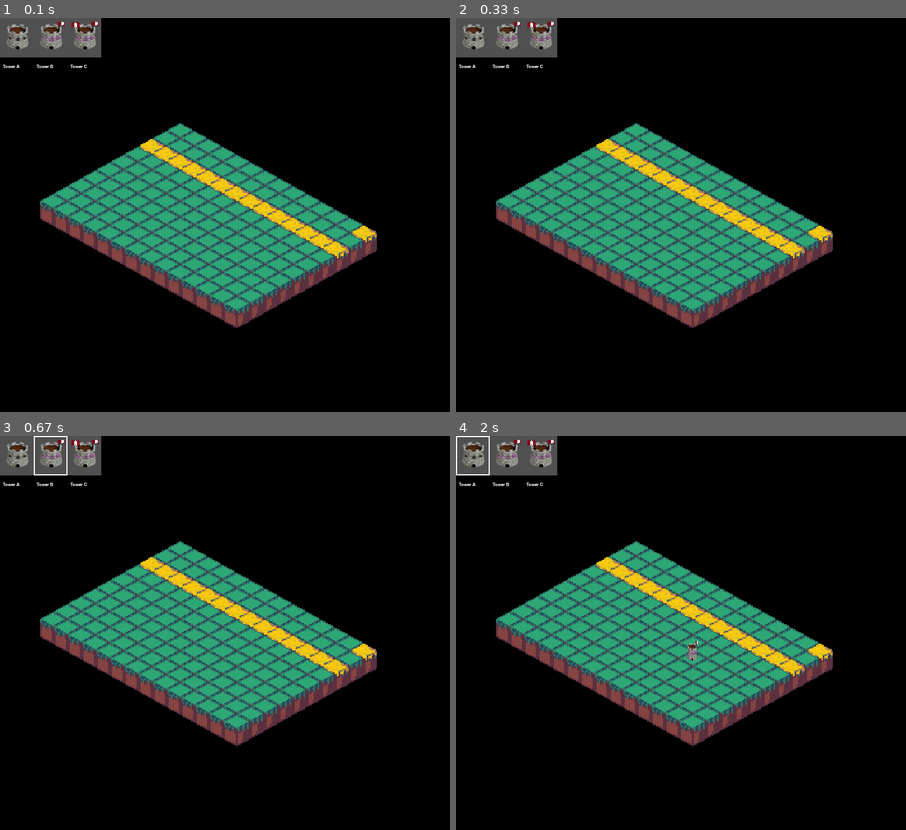
Above: before the commit, frames 1-4 (two rows, left to right).
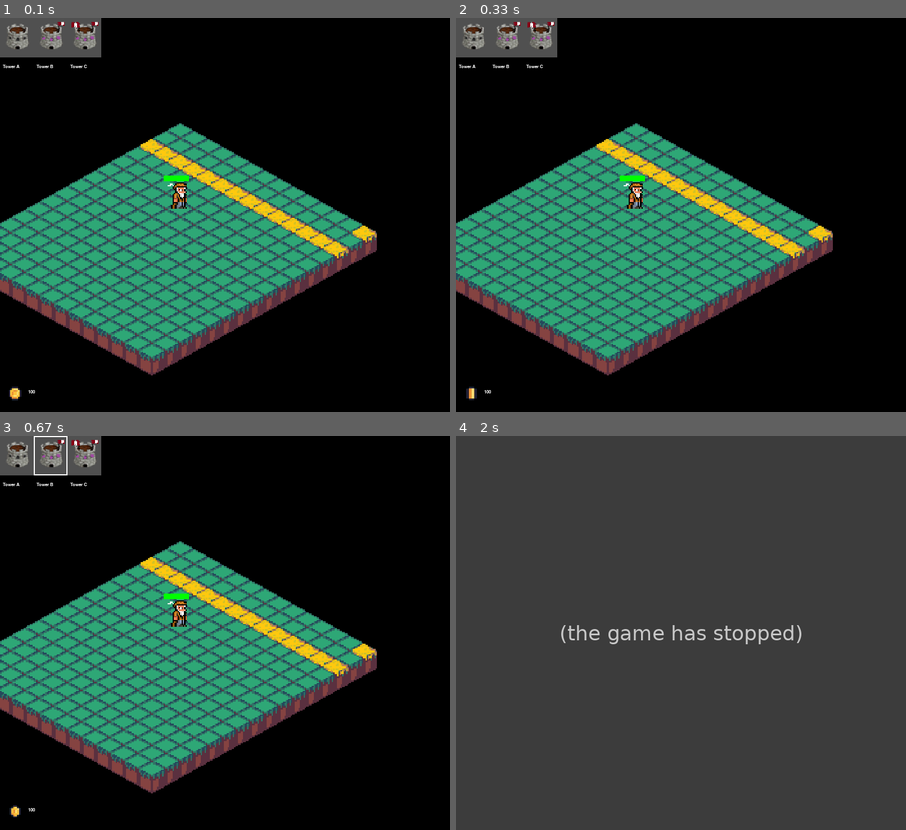
Above: after the commit, the same moments.

Repository: brei005/PYGAME
Game: pygame game, started from main.py
The game is run twice, just before and just after one commit, with the same random seed, the same clock (stepped at 60 frames per second) and the same inputs.
Inputs (mouse positions are in pixels of both pictures, inside the frame that each line leads up to):
- Up to frame 1 (0.1 s): no input
- Up to frame 2 (0.33 s): no input
- Up to frame 3 (0.67 s): click (49, 455) at 0.38 s
- Up to frame 4 (2 s): click (681, 660) at 0.72 s; click (474, 455) at 1.05 s

The runs differ from the first frame. In frame 1, 12% of the frame differs, in the area x 0-53%, y 40-98%; in frame 2, 12%; in frame 3, 12%; in frame 4, 99%, in the area x 0-100%, y 0-100%.
Error after the commit: AttributeError: 'Projectile' object has no attribute 'damage' (game.py line 93); the game stopped at 1.7 s (later frames are placeholders)

Commit message:
particulas y recursos

Diff:
--- /dev/null
+++ b/animation.py
@@ -0,0 +1,44 @@
+import pygame as pg
+class Animation:
+    def __init__(self, image_paths, position, frame_duration=100, loop=True, size=None):
+        """
+        Clase genérica para manejar animaciones.
+        - `image_paths`: Lista de rutas de las imágenes de la animación.
+        - `position`: Posición en la pantalla (x, y).
+        - `frame_duration`: Duración de cada frame en milisegundos.
+        - `loop`: Si la animación debe repetirse (por defecto, True).
+        - `size`: Tamaño deseado para las imágenes (ancho, alto). Si es None, se mantiene el tamaño original.
+        """
+        self.images = [
+            pg.transform.scale(pg.image.load(path).convert_alpha(), size) if size else pg.image.load(path).convert_alpha()
+            for path in image_paths
+        ]
+        self.position = position
+        self.frame_duration = frame_duration  # Duración de cada frame (en ms)
+        self.loop = loop
+        self.current_frame = 0
+        self.last_update = pg.time.get_ticks()
+        self.finished = False  # Indica si la animación terminó (para animaciones no cíclicas)
+
+    def update(self):
+        """Actualiza el frame actual de la animación."""
+        if self.finished:
+            return
+
+        now = pg.time.get_ticks()
+        if now - self.last_update > self.frame_duration:
+            self.last_update = now
+            self.current_frame += 1
+
+            # Si alcanzamos el último frame
+            if self.current_frame >= len(self.images):
+                if self.loop:
+                    self.current_frame = 0  # Reinicia la animación si es cíclica
+                else:
+                    self.finished = True  # Marca como terminada si no es cíclica
+                    self.current_frame = len(self.images) - 1  # Mantén el último frame
+
+    def draw(self, screen):
+        """Dibuja el frame actual en la pantalla."""
+        if not self.finished:
+            screen.blit(self.images[self.current_frame], self.position)
--- /dev/null
+++ b/enemy.py
@@ -0,0 +1,49 @@
+import pygame as pg
+from settings import *
+
+class Enemy:
+    def __init__(self, grid_position, texture_path, reward=10, health=100):
+        """
+        Inicializa al enemigo con una posición en la grilla, textura y salud.
+        """
+        self.grid_position = grid_position  # Posición en la grilla (x, y)
+        self.health = health  # Salud del enemigo
+        self.max_health = health  # Salud máxima para calcular la barra
+        self.image = pg.image.load(texture_path).convert_alpha()  # Cargar textura
+        self.image = pg.transform.scale(self.image, (15, 20))  # Escalar textura para adaptarla al bloque
+        self.reward = reward
+    def get_screen_position(self):
+        """
+        Convierte la posición en la grilla a coordenadas de pantalla.
+        """
+        grid_x, grid_y = self.grid_position
+        screen_x = 130 + grid_x * (10 + GAP_x) - grid_y * (10 + GAP_x)
+        screen_y = 80 + grid_x * (5 + GAP_y) + grid_y * (5 + GAP_y)
+        return screen_x, screen_y
+
+    def draw(self, display):
+        """
+        Dibuja al enemigo y su barra de vida en la pantalla.
+        """
+        screen_x, screen_y = self.get_screen_position()
+
+        # Dibujar el enemigo
+        display.blit(self.image, (screen_x, screen_y - 15))  # Ajustar para que quede sobre el bloque
+
+        # Dibujar la barra de vida justo encima de la textura
+        health_bar_width = 20
+        health_bar_height = 4
+        health_x = screen_x + (15 // 2) - (health_bar_width // 2)  # Centrar la barra en la cabeza
+        health_y = screen_y - 20  # Justo encima del enemigo
+        health_percentage = max(0, self.health / self.max_health)  # Evitar valores negativos
+        pg.draw.rect(display, (0, 0, 0), (health_x, health_y, health_bar_width, health_bar_height))  # Fondo negro
+        pg.draw.rect(display, (0, 255, 0), (health_x, health_y, health_bar_width * health_percentage, health_bar_height))  # Barra verde
+
+    def take_damage(self, amount):
+        """
+        Reduce la salud del enemigo por el daño recibido.
+        """
+        self.health -= amount
+        print(f"Enemigo en {self.grid_position} recibió {amount} de daño. Salud restante: {self.health}")
+        if self.health <= 0:
+            print("El enemigo ha sido eliminado")
--- a/game.py
+++ b/game.py
@@ -5,7 +5,9 @@
 from mapa import Mapa
 from tower import *
 from sidebar import Sidebar
-
+from enemy import *
+from player import *
+from animation import *
 class Game:
     def __init__(self):
         pg.init()
@@ -15,6 +17,21 @@
         self.font = pg.font.Font(None, 12)
         self.towers = []  # Lista para almacenar torres
         self.selected_tower = None
+        self.projectiles = []
+        # Inicializar animación de la moneda
+        self.coin_animation = Animation(
+            image_paths=[
+                "assets/coins/coin1.png",
+                "assets/coins/coin2.png",
+                "assets/coins/coin3.png",
+                "assets/coins/coin4.png"
+            ],
+            position=(10, RES[1] - 50),  # Posición en la esquina inferior izquierda
+            frame_duration=100,  # Duración de cada frame en ms
+            loop=True,
+            size=(32, 32)  # Redimensionar cada imagen a 32x32 píxeles
+        )
+        self.player = Player(level=1)
         self.sidebar = Sidebar(
             180,
             70,
@@ -23,24 +40,33 @@
                     'image_large': pg.transform.scale(pg.image.load("towers/towerA.png").convert_alpha(), (50, 50)),  # Tamaño para la barra
                     'image_small': pg.transform.scale(pg.image.load("towers/towerA.png").convert_alpha(), (10, 15)),  # Tamaño para el mapa
                     'name': 'Tower A',
-                    'cost': 10
+                    'cost': 10,
+                    'range':50,
+                    'damage':1,
+                    'speed':0.5
                 },
                 {
                     'image_large': pg.transform.scale(pg.image.load("towers/towerB.png").convert_alpha(), (50, 50)),
                     'image_small': pg.transform.scale(pg.image.load("towers/towerB.png").convert_alpha(), (10, 15)),
                     'name': 'Tower B',
-                    'cost': 20
+                    'cost': 20,
+                    'range':60,
+                    'damage':1.5,
+                    'speed':0.5
                 },
                 {
                     'image_large': pg.transform.scale(pg.image.load("towers/towerC.png").convert_alpha(), (50, 50)),
                     'image_small': pg.transform.scale(pg.image.load("towers/towerC.png").convert_alpha(), (10, 15)),
                     'name': 'Tower C',
-                    'cost': 30
+                    'cost': 30,
+                    'range':220,
+                    'damage':0.5,
+                    'speed':0.3
                 }
             ],
             self.font
         )
-
+        self.enemy = Enemy((5, 5), "enemies/enemy1.png")
         # Nivel actual
         self.current_level = 1
         self.load_level(self.current_level)
@@ -55,10 +81,27 @@
         self.mapa = Mapa(filename)
 
     def update(self):
-        pg.display.flip()
-        self.clock.tick(FPS)
-        pg.display.set_caption(f'{self.clock.get_fps():.1f}')
+        """Actualiza el estado del juego."""
+        self.coin_animation.update()  # Actualizar la animación de la moneda
 
+        # Actualizar proyectiles
+        for projectile in self.projectiles[:]:
+            projectile.update(1 / FPS)  # Actualizar con tiempo basado en FPS
+            if projectile.is_finished():
+                self.projectiles.remove(projectile)  # Eliminar proyectil cuando finalice
+                if self.enemy.health > 0:  # Asegurarse de que el enemigo esté vivo
+                    self.enemy.take_damage(projectile.damage)  # Infligir daño basado en el proyectil
+
+        # Las torres atacan al enemigo
+        for tower in self.towers:
+            if self.enemy.health > 0:  # Solo si el enemigo está vivo
+                tower.attack(self.enemy, self.projectiles)
+
+        # Verificar si el enemigo ha sido derrotado
+        if self.enemy.health <= 0:
+            self.player.add_resources(self.enemy.reward)  # Añade recursos al jugador
+            print(f"Enemigo derrotado. Recursos ganados: {self.enemy.reward}")
+            self.enemy.health = 0  # Evitar salud negativa
     def check_events(self):
         for event in pg.event.get():
             if event.type == pg.QUIT:
@@ -83,10 +126,21 @@
                     grid_x, grid_y = tile_coords
                     if not any(tower.position == (grid_x, grid_y) for tower in self.towers):
                         selected_tower = self.sidebar.towers[self.sidebar.selected_tower]
-                        self.towers.append(Tower((grid_x, grid_y), selected_tower['image_small']))  # Usa la imagen pequeña
-                        print(f"{selected_tower['name']} colocada en ({grid_x}, {grid_y})")
-                        self.sidebar.selected_tower = None
+                        tower_cost = selected_tower['cost']
 
+                        # Verificar si el jugador tiene suficientes recursos
+                        if self.player.spend_resources(tower_cost):  # Gasta recursos
+                            self.towers.append(
+                                Tower(
+                                    (grid_x, grid_y),
+                                    selected_tower['image_small'],
+                                    range=selected_tower['range'],
+                                    damage=selected_tower['damage'],
+                                    attack_speed=selected_tower['speed']
+                                )
+                            )
+                            print(f"{selected_tower['name']} colocada en ({grid_x}, {grid_y}).")
+                            self.sidebar.selected_tower = None  # Deseleccionar torre
 
     def handle_sidebar_click(self, pos):
         """Maneja los clics en la barra lateral."""
@@ -103,20 +157,40 @@
 
 
     def draw(self):
-        # Dibuja el mapa y el contenido en la superficie intermedia
-        self.display.fill((0, 0, 0))  # Fondo negro en la superficie interna
-        self.mapa.draw(self.display)  # Dibuja el mapa en la superficie interna
+        """Dibuja el estado del juego en la pantalla."""
+        self.display.fill((0, 0, 0))  # Limpiar la pantalla con fondo negro
 
+        # Dibujar el mapa
+        self.mapa.draw(self.display)
+
+        # Dibujar torres
         for tower in self.towers:
             tower.draw(self.display)
 
-        # Escalar la superficie interna y dibujarla en la pantalla principal
-        self.screen.blit(pg.transform.scale(self.display, RES), (0, 0))
+        # Dibujar al enemigo
+        if self.enemy.health > 0:  # Solo si el enemigo está vivo
+            self.enemy.draw(self.display)
+
+        # Dibujar proyectiles
+        for projectile in self.projectiles:
+            projectile.draw(self.display)
 
         # Dibujar la barra lateral
+        self.screen.blit(pg.transform.scale(self.display, RES), (0, 0))
         self.sidebar.draw(self.screen)
 
-        pg.display.flip()  # Actualiza la pantalla
+        # Dibujar la animación de la moneda
+        self.coin_animation.draw(self.screen)
+
+        # Dibujar los recursos al lado de la moneda
+        resources_bg_rect = pg.Rect(45, RES[1] - 50, 100, 40)  # Fondo detrás del texto
+        pg.draw.rect(self.screen, (0, 0, 0), resources_bg_rect)  # Fondo negro
+        resources_text = self.font.render(f"{self.player.resources}", True, (255, 255, 255))
+        self.screen.blit(resources_text, (50, RES[1] - 40))  # Texto de recursos
+
+        # Actualizar la pantalla
+        pg.display.flip()
+
 
     def run(self):
         while True:
--- a/maps/map1.txt
+++ b/maps/map1.txt
@@ -8,3 +8,9 @@
 00000000000000
 00000000000000
 00000000000000
+00000000000000
+00000000000000
+00000000000000
+00000000000000
+00000000000000
+00000000000000
--- /dev/null
+++ b/player.py
@@ -0,0 +1,60 @@
+class Player:
+    def __init__(self, level):
+        """
+        Inicializa el jugador.
+        - `level`: Nivel actual del juego (influye en los recursos iniciales).
+        """
+        self.level = level
+        self.resources = self.calculate_initial_resources()  # Recursos iniciales basados en el nivel
+        self.score = 0  # Puntuación del jugador (opcional, para niveles futuros)
+
+    def calculate_initial_resources(self):
+        """
+        Calcula los recursos iniciales en función del nivel.
+        """
+        # Ejemplo: Nivel 1 comienza con 100, cada nivel extra añade 50 recursos
+        return 100 + (self.level - 1) * 50
+
+    def add_resources(self, amount):
+        """
+        Añade recursos al jugador.
+        - `amount`: Cantidad de recursos a añadir.
+        """
+        self.resources += amount
+        print(f"Recibiste {amount} recursos. Total: {self.resources}")
+
+    def spend_resources(self, amount):
+        """
+        Gasta recursos del jugador.
+        - `amount`: Cantidad de recursos a gastar.
+        - Retorna True si los recursos fueron suficientes, False en caso contrario.
+        """
+        if self.resources >= amount:
+            self.resources -= amount
+            print(f"Gastaste {amount} recursos. Recursos restantes: {self.resources}")
+            return True
+        else:
+            print("No tienes suficientes recursos.")
+            return False
+
+    def increase_level(self):
+        """
+        Aumenta el nivel del jugador.
+        """
+        self.level += 1
+        self.resources += self.calculate_initial_resources() // 2  # Bonus por subir de nivel
+        print(f"¡Nivel {self.level}! Recursos aumentados: {self.resources}")
+
+    def get_resources(self):
+        """
+        Retorna los recursos actuales del jugador.
+        """
+        return self.resources
+
+    def add_score(self, points):
+        """
+        Añade puntos al jugador.
+        - `points`: Cantidad de puntos a añadir.
+        """
+        self.score += points
+        print(f"¡Ganaste {points} puntos! Puntuación total: {self.score}")
--- /dev/null
+++ b/projectile.py
@@ -0,0 +1,58 @@
+import pygame as pg
+import math
+
+class Projectile:
+    def __init__(self, start_pos, target_pos, speed=50):
+        """
+        Inicializa un proyectil.
+        - `start_pos`: Posición inicial del proyectil (en pantalla).
+        - `target_pos`: Posición del objetivo (en pantalla).
+        - `speed`: Velocidad del proyectil.
+        """
+        self.x, self.y = start_pos  # Posición actual del proyectil
+        self.target_x, self.target_y = target_pos  # Posición del objetivo
+        self.target_x =target_pos[0]+5
+        self.target_y=target_pos[1]-7
+        self.speed = speed  # Velocidad del proyectil
+        self.time = 0  # Tiempo transcurrido
+        self.finished = False  # Si el proyectil ha alcanzado el objetivo
+
+        # Cálculo de la distancia y el ángulo inicial
+        self.distance = math.dist(start_pos, target_pos)
+        self.angle = math.atan2(self.target_y - self.y, self.target_x - self.x)
+
+        # Altura máxima de la parábola (curvatura del disparo)
+        self.height = 10  # Ajustar según lo desees
+
+    def update(self, dt):
+        """
+        Actualiza la posición del proyectil considerando la perspectiva isométrica.
+        - `dt`: Tiempo transcurrido desde la última actualización.
+        """
+        if self.finished:
+            return  # No actualices si el proyectil ya alcanzó el objetivo
+
+        # Movimiento horizontal (progreso hacia el objetivo)
+        progress = (self.time * self.speed) / self.distance
+        self.x += math.cos(self.angle) * self.speed * dt
+        self.y += math.sin(self.angle) * self.speed * dt
+
+        # Movimiento vertical con una parábola para simular caída
+        self.y -= 4 * self.height * progress * (1 - progress)  # Altura parabólica
+
+        # Verificar si alcanzó el objetivo
+        if math.dist((self.x, self.y), (self.target_x, self.target_y)) <= 5:  # Tolerancia de impacto
+            self.finished = True  # Marcar el proyectil como finalizado
+
+    def is_finished(self):
+        """
+        Verifica si el proyectil alcanzó su objetivo.
+        """
+        return self.finished
+
+    def draw(self, display):
+        """
+        Dibuja el proyectil en la pantalla.
+        """
+        if not self.finished:
+            pg.draw.circle(display, (255, 255, 0), (int(self.x), int(self.y)), 1)  # Proyectil amarillo
--- a/sidebar.py
+++ b/sidebar.py
@@ -22,10 +22,10 @@
             if tower_rect.collidepoint(pos):
                 # Alternar selección de la torre
                 if self.selected_tower == i:
-                    print(f"Torre {i} ({tower['name']}) deseleccionada")
+                    print(f"Torre {tower['name']} deseleccionada")
                     self.selected_tower = None
                 else:
-                    print(f"Torre {i} ({tower['name']}) seleccionada")
+                    print(f"Torre {tower['name']} seleccionada")
                     self.selected_tower = i
 
     def draw(self, screen):
--- a/tower.py
+++ b/tower.py
@@ -1,15 +1,40 @@
 from settings import *
 import pygame as pg
-
+import math
+from enemy import *
+import time
+from projectile import *
 class Tower:
-    def __init__(self, position, image):
+    def __init__(self, position, image, range=50, damage=10, attack_speed=1.0):
+        """
+        Inicializa la torre.
+        - `attack_speed` es la cadencia, el tiempo en segundos entre disparos.
+        """
         self.position = position  # Posición en la cuadrícula (x, y)
         self.image = image  # Imagen de la torre
-        self.range = 50  # Rango de ataque
-        self.damage = 10  # Daño por disparo
+        self.range = range  # Rango de ataque
+        self.damage = damage  # Daño por disparo
+        self.attack_speed = attack_speed  # Tiempo entre disparos en segundos
+        self.last_attack_time = 0  # Tiempo del último disparo
 
     def draw(self, display):
         """Dibuja la torre en la pantalla."""
         block_x = 130 + self.position[0] * (10 + GAP_x) - self.position[1] * (10 + GAP_x)
         block_y = 80 + self.position[0] * (5 + GAP_y) + self.position[1] * (5 + GAP_y)
         display.blit(self.image, (block_x + 4, block_y - 8))  # Ajustar la torre para que quede encima
+    def attack(self, enemy, projectiles):
+        """
+        Ataca al enemigo si está dentro del rango y la torre está lista para disparar.
+        """
+        current_time = time.time()  # Obtiene el tiempo actual en segundos
+        if current_time - self.last_attack_time >= self.attack_speed:
+            # Verificar si el enemigo está dentro del rango
+            tower_x = 130 + self.position[0] * (10 + GAP_x) - self.position[1] * (10 + GAP_x)
+            tower_y = 80 + self.position[0] * (5 + GAP_y) + self.position[1] * (5 + GAP_y)
+            enemy_x, enemy_y = enemy.get_screen_position()
+
+            distance = math.sqrt((tower_x - enemy_x)**2 + (tower_y - enemy_y)**2)
+            if distance <= self.range:
+                print(f"Torre en {self.position} ataca al enemigo en {enemy.grid_position}")
+                projectiles.append(Projectile((tower_x+7, tower_y-4), (enemy_x, enemy_y)))
+                self.last_attack_time = current_time  # Registrar el tiempo del disparo
Binary file added: assets/coins/coin1.png
Binary file added: assets/coins/coin2.png
Binary file added: assets/coins/coin3.png
Binary file added: assets/coins/coin4.png
Binary file added: enemies/enemy1.png
